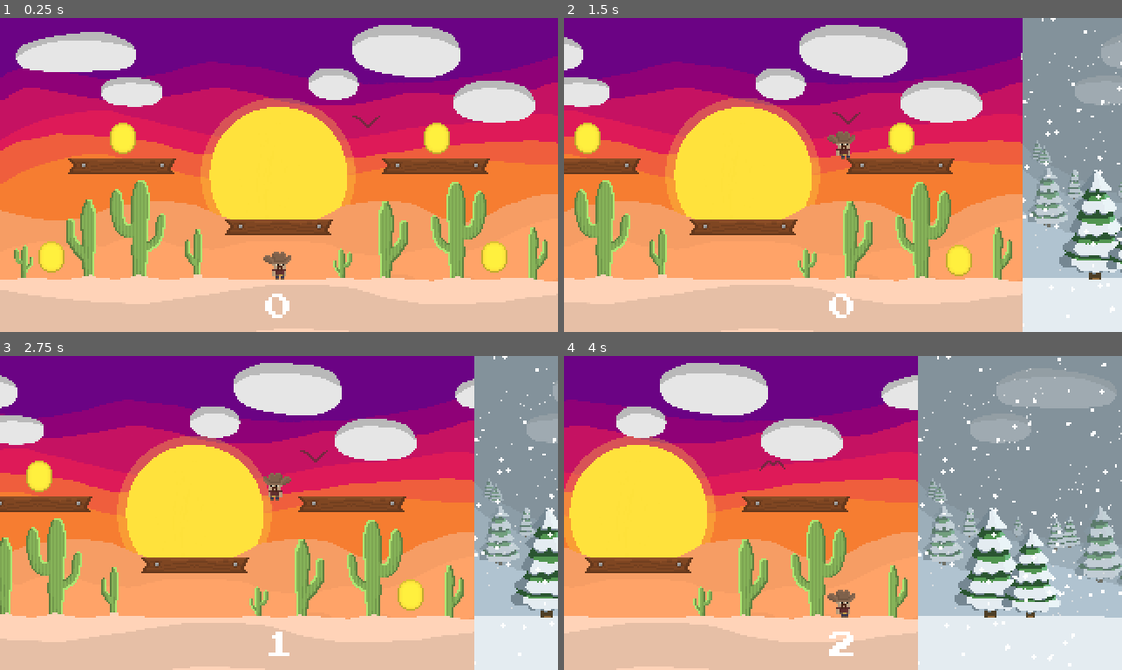
Above: before the commit, frames 1-4 (two rows, left to right).
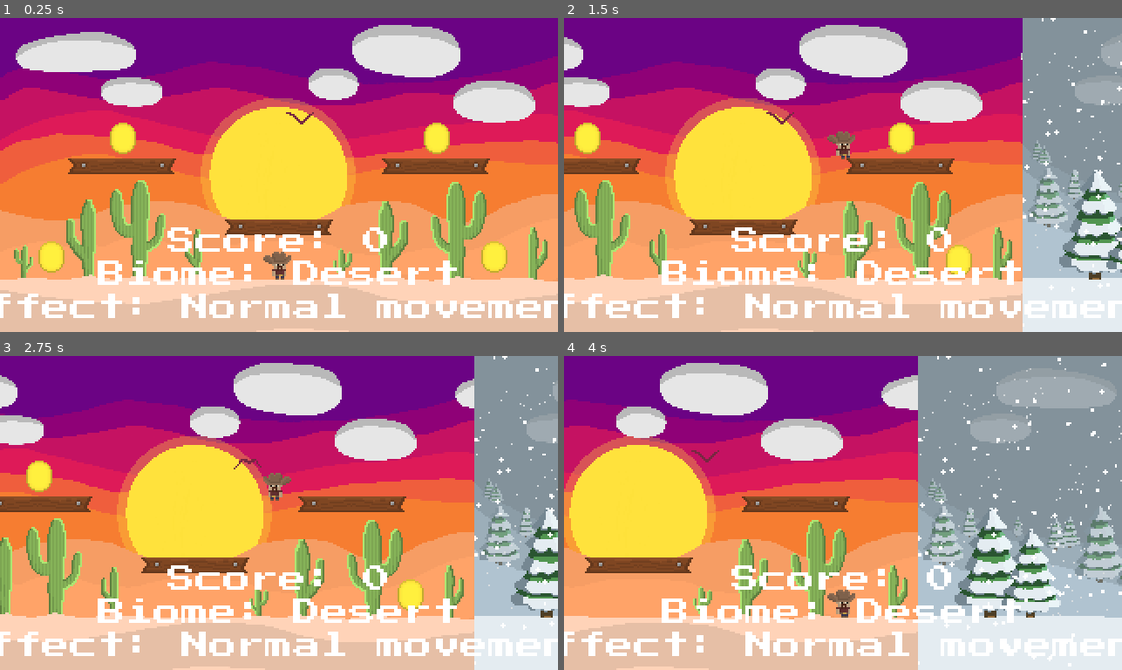
Above: after the commit, the same moments.

Repository: T-ayy-lor/Capstone
Game: Godot game, scene res://Main.tscn
Two runs of this game, one before a commit and one after it. Both use one fixed random seed, a clock stepped at 60 frames per second and the inputs below.
Inputs:
- Up to frame 1 (0.25 s): no input
- Up to frame 2 (1.5 s): hold D (move_right) from 0.53 s (still down); tap Space (jump) at 0.6, 0.77, 1.07, 1.35 s
- Up to frame 3 (2.75 s): tap Space (jump) at 1.52, 1.82, 2.1 s; release D (move_right) at 2.03 s; hold A (move_left) from 2.03 s (still down)
- Up to frame 4 (4 s): release A (move_left) at 2.78 s; hold D (move_right) from 2.78 s (still down); tap Space (jump) at 2.85, 3.02, 3.32, 3.6, 3.77 s

The runs differ from the first frame. In frame 1, 5.5% of the frame differs, in the area x 0-100%, y 30-96%; in frame 2, 5.5%; in frame 3, 5.5%; in frame 4, 5.5%.

Commit message:
code for cave and snow biome
I have added code for both biomes but need to tweak some oif the settings such as going back front and back of biomes to switch back their effects and other things as well.

Diff:
--- /dev/null
+++ b/CaveBiome.gd
@@ -0,0 +1,43 @@
+extends Area2D
+
+# -----------------------------------------------------------
+# CAVE BIOME SETTINGS
+# The cave reduces visibility and slightly slows the player.
+# -----------------------------------------------------------
+# Name displayed in HUD
+export(String) var biome_name = "Cave"
+
+# Cave is slightly slower due to uneven ground/darkness.
+export(float) var speed_multiplier = 0.90
+export(float) var jump_multiplier = 1.0
+export(float) var gravity_multiplier = 1.0
+
+export(String) var effect_description = "Darkness: limited visibility"
+
+# READY
+func _ready() -> void:
+	connect("body_entered", self, "_on_body_entered")
+	connect("body_exited", self, "_on_body_exited")
+
+# PLAYER ENTERS CAVE
+func _on_body_entered(body) -> void:
+	if body.name == "Player":
+		body.apply_biome_effect(
+			biome_name,
+			speed_multiplier,
+			jump_multiplier,
+			gravity_multiplier,
+			effect_description
+		)
+
+		# Tell Main to turn on the darkness overlay.
+		get_parent().set_cave_darkness(true)
+
+# PLAYER LEAVES CAVE
+func _on_body_exited(body) -> void:
+	if body.name == "Player":
+		# Restore normal movement only when leaving the cave.
+		body.reset_biome_effects()
+
+		# Turn the visibility effect off after leaving cave.
+		get_parent().set_cave_darkness(false)
--- a/Main.gd
+++ b/Main.gd
@@ -4,13 +4,49 @@
 
 onready var score_label: Label = $HUD/ScoreLabel
 
+onready var cave_darkness: ColorRect = $WorldDarknessLayer/CaveDarkness
 
+var current_biome: String = "Desert"
+var current_effect: String = "Normal movement"
+
+
+
+# READY
 func _ready() -> void:
+	# Connect every existing coin's "collected" signal.
+	# Coins must be direct children of the Coins node.
 	for coin in $Coins.get_children():
 		coin.connect("collected", self, "_on_coin_collected")
-	score_label.text = str(score)
+
+	# Begin game with normal visibility.
+	cave_darkness.visible = false
+
+	# Display score and starting Desert biome information.
+	update_hud()
 
 
-func _on_coin_collected() -> void:
-	score += 1
-	score_label.text = str(score)
+# HUD UPDATE
+# This is the ONLY function that should change ScoreLabel.text.
+func update_hud() -> void:
+	score_label.text = (
+	"Score: " + str(score) + "\n"
+	+ "Biome: " + current_biome + "\n"
+	+ "Effect: " + current_effect
+	)
+
+# BIOME HUD UPDATE
+# Called by SnowBiome.gd and CaveBiome.gd.
+func set_biome_hud(biome_name: String, effect_description: String) -> void:
+	# Save the current biome display text.
+	current_biome = biome_name
+	current_effect = effect_description
+
+	# Update the ScoreLabel without changing the score.
+	update_hud()
+
+# CAVE DARKNESS
+# Called by CaveBiome.gd when the Player enters/leaves the cave.
+func set_cave_darkness(is_in_cave: bool) -> void:
+	# true = show dark overlay
+	# false = hide dark overlay
+	cave_darkness.visible = is_in_cave
--- a/Main.tscn
+++ b/Main.tscn
@@ -344,6 +344,8 @@
 [ext_resource path="res://art/bird/Bird-317.png" type="Texture" id=342]
 [ext_resource path="res://art/background/SnowBackground.png" type="Texture" id=343]
 [ext_resource path="res://art/background/CaveBatBackground.png" type="Texture" id=344]
+[ext_resource path="res://SnowBiome.gd" type="Script" id=345]
+[ext_resource path="res://CaveBiome.gd" type="Script" id=346]
 
 [sub_resource type="RectangleShape2D" id=1]
 extents = Vector2( 160, 14 )
@@ -368,6 +370,12 @@
 "speed": 7.0
 } ]
 
+[sub_resource type="RectangleShape2D" id=7]
+extents = Vector2( 320, 250 )
+
+[sub_resource type="RectangleShape2D" id=8]
+extents = Vector2( 320, 250 )
+
 [node name="Main" type="Node2D"]
 script = ExtResource( 8 )
 
@@ -380,7 +388,7 @@
 process_mode = 0
 limit_left = -160
 limit_top = -180
-limit_right = 1120
+limit_right = 1454
 
 [node name="Background" type="Sprite" parent="."]
 position = Vector2( 0, -90 )
@@ -397,7 +405,7 @@
 position = Vector2( 0, -90 )
 z_index = -100
 texture = ExtResource( 343 )
-offset = Vector2( 639, 0 )
+offset = Vector2( 640, 0 )
 
 [node name="CaveBackground" type="Sprite" parent="."]
 position = Vector2( 0, -90 )
@@ -405,6 +413,12 @@
 texture = ExtResource( 344 )
 offset = Vector2( 960, 0 )
 
+[node name="CaveBackground2" type="Sprite" parent="."]
+position = Vector2( 0, -90 )
+z_index = -100
+texture = ExtResource( 344 )
+offset = Vector2( 1280, 0 )
+
 [node name="Ground" type="StaticBody2D" parent="."]
 position = Vector2( 0, -16 )
 
@@ -426,6 +440,10 @@
 position = Vector2( 960, 0 )
 shape = SubResource( 1 )
 
+[node name="CaveCollisionShape2D2" type="CollisionShape2D" parent="Ground"]
+position = Vector2( 1280, 0 )
+shape = SubResource( 1 )
+
 [node name="Walls" type="StaticBody2D" parent="."]
 
 [node name="WallLeft" type="CollisionShape2D" parent="Walls"]
@@ -433,7 +451,7 @@
 shape = SubResource( 2 )
 
 [node name="WallRight" type="CollisionShape2D" parent="Walls"]
-position = Vector2( 1128, -91 )
+position = Vector2( 1448, -90 )
 shape = SubResource( 3 )
 
 [node name="Middle Platform" type="StaticBody2D" parent="."]
@@ -489,19 +507,44 @@
 position = Vector2( 123, -42 )
 
 [node name="HUD" type="CanvasLayer" parent="."]
+layer = 2
 
 [node name="ScoreLabel" type="Label" parent="HUD"]
 anchor_right = 1.0
 anchor_bottom = 1.0
 margin_bottom = -6.0
+grow_horizontal = 2
 custom_fonts/font = SubResource( 5 )
 text = "0"
 align = 1
 valign = 2
+percent_visible = -1.0
 
 [node name="AnimatedSprite" type="AnimatedSprite" parent="."]
 position = Vector2( 0, -90 )
 z_index = -75
 frames = SubResource( 6 )
-frame = 214
+frame = 176
 playing = true
+
+[node name="SnowBiome" type="Area2D" parent="."]
+position = Vector2( 480, -90 )
+script = ExtResource( 345 )
+
+[node name="CollisionShape2D" type="CollisionShape2D" parent="SnowBiome"]
+shape = SubResource( 7 )
+
+[node name="CaveBiome" type="Area2D" parent="."]
+position = Vector2( 1120, -90 )
+script = ExtResource( 346 )
+
+[node name="CollisionShape2D" type="CollisionShape2D" parent="CaveBiome"]
+shape = SubResource( 8 )
+
+[node name="WorldDarknessLayer" type="CanvasLayer" parent="."]
+
+[node name="CaveDarkness" type="ColorRect" parent="WorldDarknessLayer"]
+margin_left = -160.0
+margin_top = -180.0
+margin_right = 160.0
+color = Color( 0.03, 0.03, 0.08, 0.7 )
--- a/Player.gd
+++ b/Player.gd
@@ -2,25 +2,25 @@
 
 # -----------------------------------------------------------
 # PLAYER MOVEMENTS SETTINGS
-# THESE values are shown in the INSPECTOR because of export"
+# "export" makes these editable in the Godot Inspector.
 # You can change them there without editing the code
 # -----------------------------------------------------------
 
 #Horizontal movement speed in pixles per sec.
 export var speed: float = 60.0
 
-# Strength of the upward jump
-# Code uses "jump_force" because negative Y moves upward in 2D Godot.
+# Normal jump strength.
+# The player jumps upward by setting velocity.y to -jump_force.
 export var jump_force: float = 220.0
 
-# Downward acceleration top every physics frame.
+# Downward force added while player is in the air.
 export var gravity: float = 700.0
 
+
 # ------------------------------------------------------------
-# BIOME BASE VALUES
-# These store the original/default player movement values.
-# We need them so the player can return to normal after leaving
-# a biome or can receive a different biome's effect.
+# BASE VALUES
+# These save the original player settings when the game starts.
+# Biomes use these values as their starting point
 # ------------------------------------------------------------
 
 var base_speed: float
@@ -31,37 +31,65 @@
 # PLAYER STATE VARIABLES
 # ------------------------------------------------------------
 
-# Velocity stores player movement:
+# Stores horizontal and vertical movement.
 # velocity.x = left/right movement
-# velocity.y = upward/downward movement
+# velocity.y = falling/jumping movement
 var velocity: Vector2 = Vector2.ZERO
 
 # Gets the AnimatedSprite child node from Player.tscn.
-# This is used to play the idle and walk animations.
 onready var sprite: AnimatedSprite = $AnimatedSprite
 
 # ------------------------------------------------------------
+# READY
+# Runs once the Player is added to the Main scene.
+# ------------------------------------------------------------
+
+func _ready() -> void:
+	# save def vals when the Player is added to the Main scene.
+	base_speed = speed
+	base_jump_force = jump_force
+	base_gravity = gravity
+
+
+# ------------------------------------------------------------
 # PHYSICS PROCESS
-# Runs at a fixed physics rate.
-# Player movement, gravity, jumping, and collision belong here.
+# Runs on Godot's fixed physics update.
 # ------------------------------------------------------------
 
 func _physics_process(delta: float) -> void:
+		# direction:
+	# -1 = player holding left
+	#  0 = player not moving horizontally
+	#  1 = player holding right
 	var direction: float = 0.0
+	# Move right for move_right input pressed
 	if Input.is_action_pressed("move_right"):
 		direction += 1.0
+		# Move left for move_left input pressed
 	if Input.is_action_pressed("move_left"):
 		direction -= 1.0
 
+	# Horizontal movement
 	velocity.x = direction * speed
+	# Apply gravity every physics frame.
+	# Positive Y means downward in Godot 2D.
 	velocity.y += gravity * delta
 
+	# Allow a jump only while standing on the floor.
 	if is_on_floor() and Input.is_action_just_pressed("jump"):
 		velocity.y = -jump_force
 
+	# Move the player and detect collisions with Ground/Platforms/Walls.
+	# Vector2.UP tells Godot which direction should count as a floor.
 	velocity = move_and_slide(velocity, Vector2.UP)
 
+	# Update the idle/walk animation after movement is calculated.
 	_update_animation(direction)
+
+
+# -----------------------------------------------------------
+# PLAYER ANIMATION
+# -----------------------------------------------------------
 
 
 func _update_animation(direction: float) -> void:
@@ -69,8 +97,56 @@
 		sprite.flip_h = direction < 0.0
 
 	var next_anim: String = "idle"
+
 	if direction != 0.0:
 		next_anim = "walk"
 
 	if sprite.animation != next_anim:
 		sprite.play(next_anim)
+
+# -----------------------------------------------------------
+# BIOME EFFECT FUCT
+# SnowBiome.gd and CaveBiome.gd call apply apply_biome_effect().
+# -----------------------------------------------------------
+
+func apply_biome_effect(
+	biome_name: String,
+	speed_multiplier: float,
+	jump_multiplier: float,
+	gravity_multiplier: float,
+	effect_description: String
+) -> void:
+	# Apply changes from original player values.
+	# Example snow speed:
+	# base_speed 60 × 1.15 = 69.
+	speed = base_speed * speed_multiplier
+
+	# Example snow jump:
+	# base_jump_force 220 × 0.75 = 165, so jump is weaker.
+	jump_force = base_jump_force * jump_multiplier
+
+	# Example space gravity could use 0.35 for floaty jumping.
+	gravity = base_gravity * gravity_multiplier
+
+	# Ask Main.gd to update score/biome/effect text on the HUD.
+	# Player is a direct child of Main.
+	get_parent().set_biome_hud(biome_name, effect_description)
+
+	# Print results in Godot's Output panel for debugging.
+	print("Entered biome: ", biome_name)
+	print("Effect: ", effect_description)
+	print("Speed: ", speed)
+	print("Jump force: ", jump_force)
+	print("Gravity: ", gravity)
+
+
+func reset_biome_effects() -> void:
+	# Restore the default Desert movement values.
+	speed = base_speed
+	jump_force = base_jump_force
+	gravity = base_gravity
+
+	# Reset visible HUD text to default Desert information.
+	get_parent().set_biome_hud("Desert", "Normal movement")
+
+	print("Returned to Desert / normal movement")
--- /dev/null
+++ b/SnowBiome.gd
@@ -0,0 +1,50 @@
+extends Area2D
+
+# -----------------------------------------------
+# Snow Biome Settings
+# These values appear in inspector
+# -----------------------------------------------
+# Name displayed in HUD
+export(String) var biome_name = "Snow"
+
+# Snow is slightly faster for now.
+export(float) var speed_multiplier = 1.15
+
+# Snow gives a weaker jump.
+# 0.75 means the jump is 75% of normal strength.
+export(float) var jump_multiplier = 0.75
+# Keep normal gravity in the Snow biome.
+export(float) var gravity_multiplier = 1.0
+
+# Text shown in HUD/ScoreLabel.
+export(String) var effect_description = "Icy ground: speed +15%, jump -25%"
+
+# -------------------------------------------------------
+# READY
+# Connect Area2D signals once the node enters the scene.
+# -------------------------------------------------------
+
+func _ready() -> void:
+	# Connect Area2D signals through code.
+	connect("body_entered", self, "_on_body_entered")
+	#when something leaves this Area2D
+	connect("body_exited", self, "_on_body_exited")
+
+# PLAYER ENTERS SNOW
+func _on_body_entered(body) -> void:
+	# Only change effects for the Player node.
+	if body.name == "Player":
+		body.apply_biome_effect(
+			biome_name,
+			speed_multiplier,
+			jump_multiplier,
+			gravity_multiplier,
+			effect_description
+		)
+
+# PLAYER LEAVES SNOW
+func _on_body_exited(body) -> void:
+	# Do not reset here yet.
+	# When the player leaves snow, they immediately enter cave.
+	# The CaveBiome will replace the movement/HUD effect.
+	pass
Not shown, changed: .mono/metadata/ide_messaging_meta.txt
Not shown: 1 places in Main.tscn that only renumber resources
